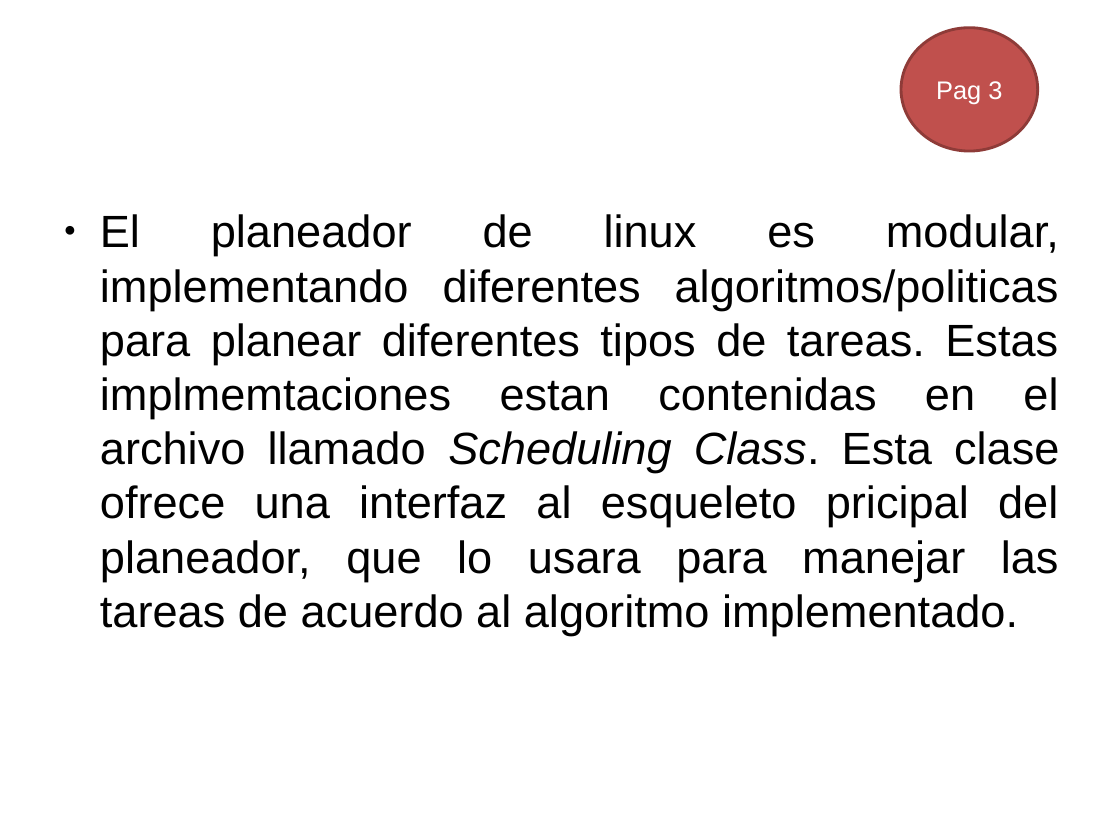
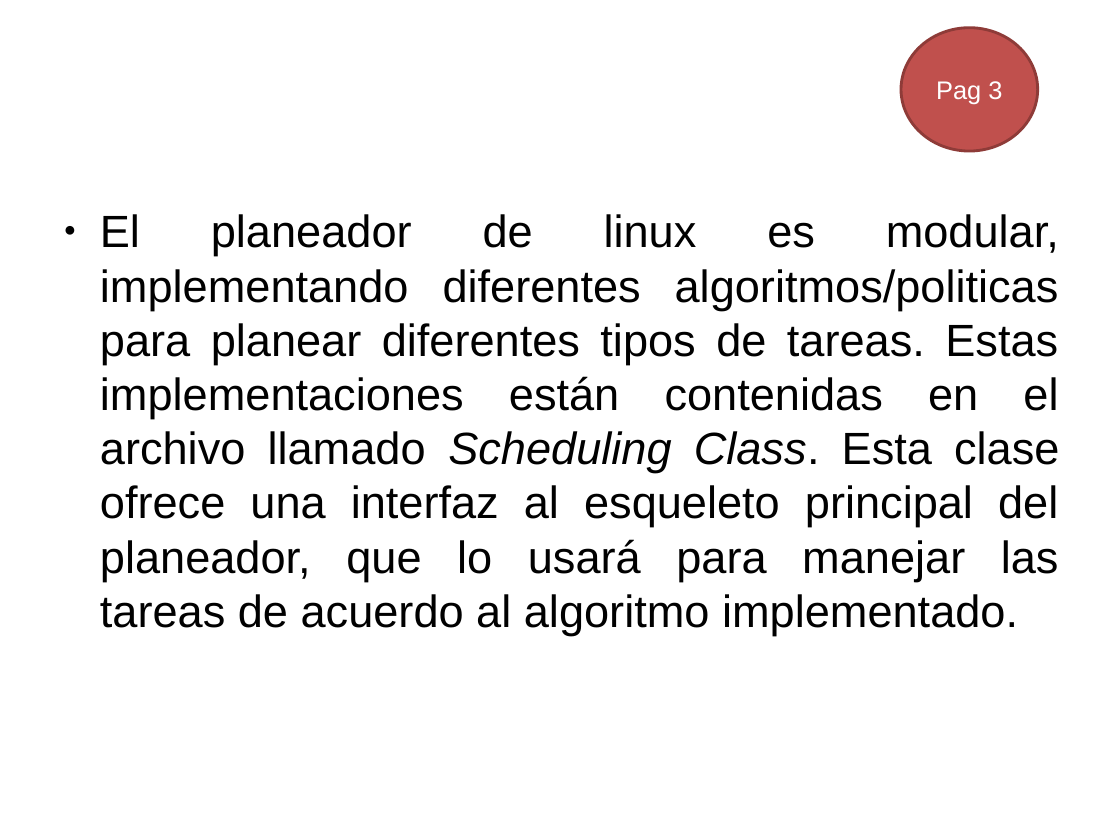
Before and after one commit to gwolf/clase-sistop-2017-01, a slide deck: slide 11 of exposiciones/planificadorCFS/planificadorCFS.pptx. Drawn at 1120x840 pixels with LibreOffice and Linux fonts; fonts in the diff are those of the drawing; background and template pictures are left out. Boxes give left, top, right and bottom in pixels: in the first picture for what was removed or moved away, otherwise in the second. Text is boxed around its words. In the diff, an @@ line names an element or a change of style, - is before the commit and + after.

```diff
--- a/exposiciones/planificadorCFS/planificadorCFS.pptx
+++ b/exposiciones/planificadorCFS/planificadorCFS.pptx
@@ text at bbox=[100, 214, 1059, 635]: text changed @@
-● El planeador de linux es modular, implementando diferentes algoritmos/politicas para planear diferentes tipos de tareas. Estas implmemtaciones estan contenidas en el archivo llamado Scheduling Class. Esta clase ofrece una interfaz al esqueleto pricipal del planeador, que lo usara para manejar las tareas de acuerdo al algoritmo implementado.
+● El planeador de linux es modular, implementando diferentes algoritmos/politicas para planear diferentes tipos de tareas. Estas implementaciones están contenidas en el archivo llamado Scheduling Class. Esta clase ofrece una interfaz al esqueleto principal del planeador, que lo usará para manejar las tareas de acuerdo al algoritmo implementado.
```
Also in this commit, not shown: 17 other slides changed.
